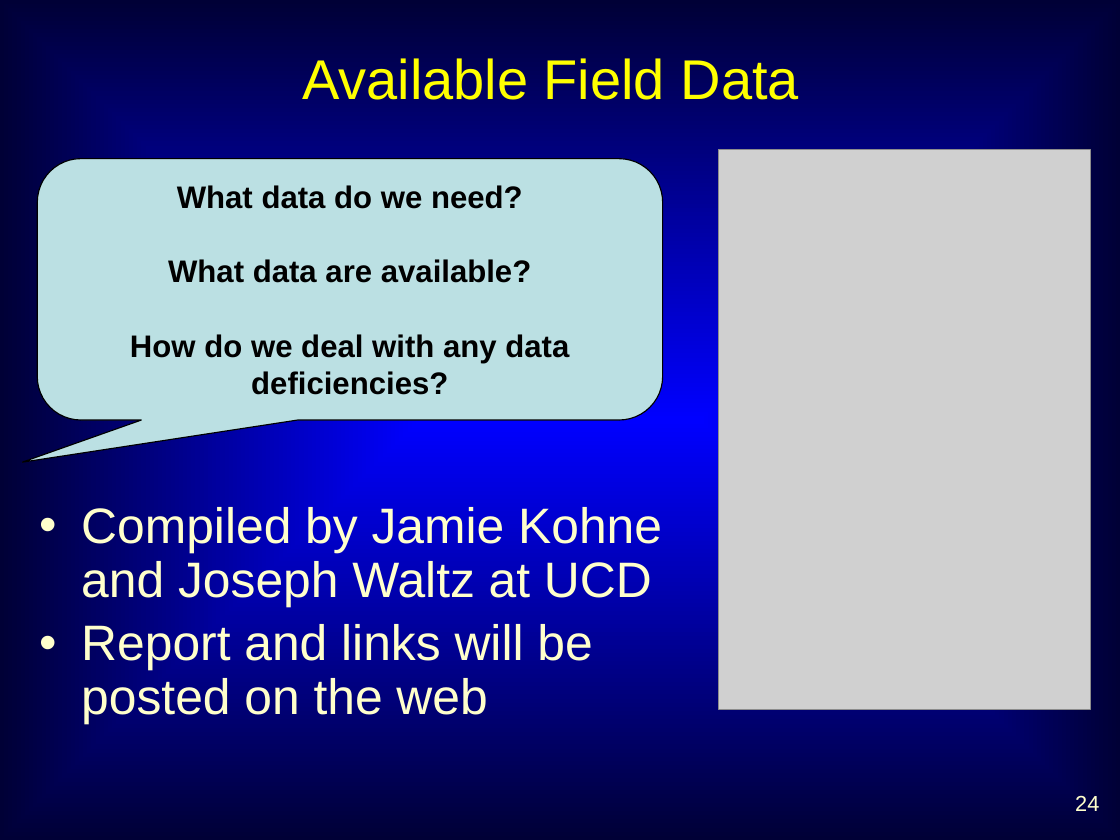
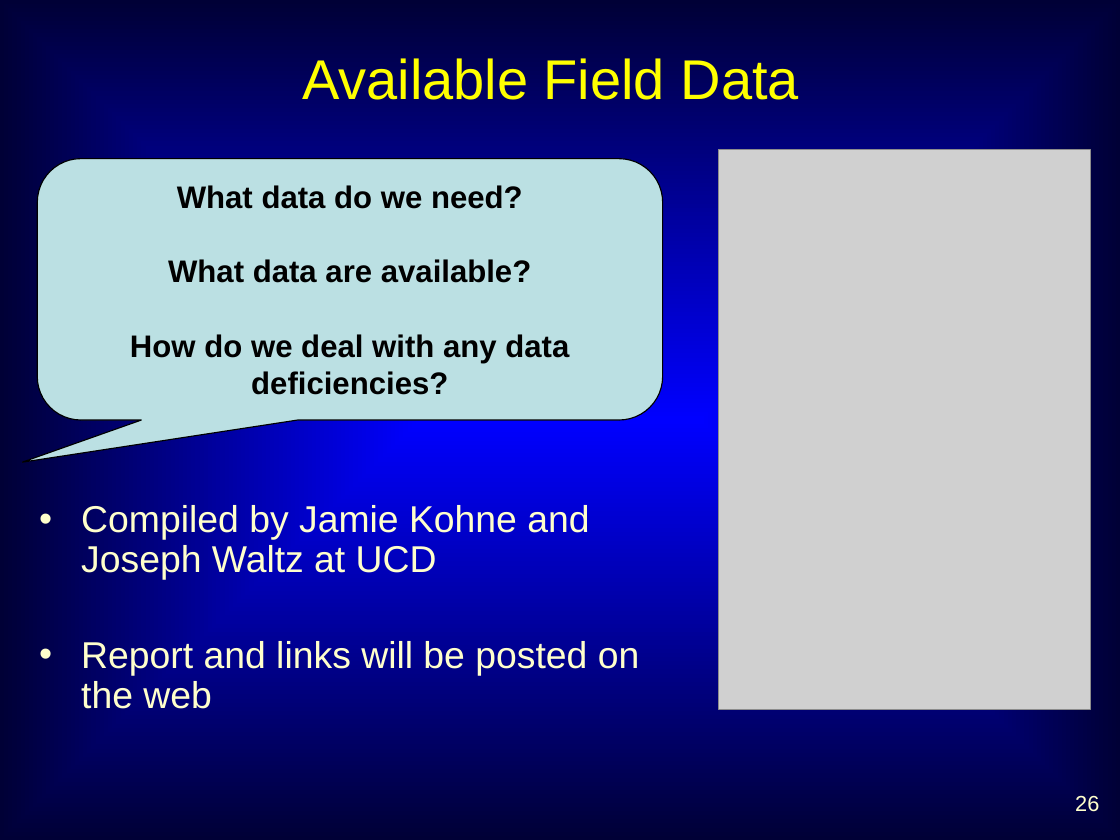
Before and after one commit to dwr-psandhu/dsm2-stm, a slide deck: slide 26 of stm/documents/TAC/Jan10/STM_TAC_Jan10_jamiea.pptx (slide 24 before the commit). Drawn at 1120x840 pixels with LibreOffice and Linux fonts; fonts in the diff are those of the drawing; grey boxes stand for pictures. Boxes give left, top, right and bottom in pixels: in the first picture for what was removed or moved away, otherwise in the second. Text is boxed around its words. In the diff, an @@ line names an element or a change of style, - is before the commit and + after.

```diff
--- a/stm/documents/TAC/Jan10/STM_TAC_Jan10_jamiea.pptx
+++ b/stm/documents/TAC/Jan10/STM_TAC_Jan10_jamiea.pptx
@@ text "Compiled by Jamie Kohne and ..." at <box>81,503,640,709</box>: size 32 to 24 pt; less space between paragraphs @@
@@ page number at <box>1075,795,1099,812</box>: text changed @@
-24
+26
```
Also in this commit, not shown: 8 other slides changed, 3 slides added, 1 slide removed.
